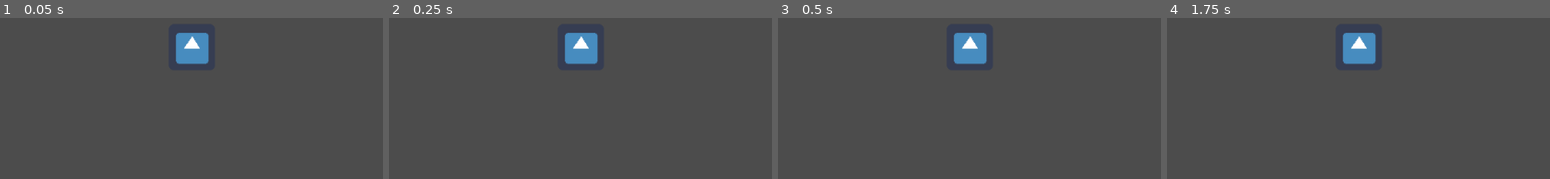
Above: before the commit, frames 1-4 (left to right).
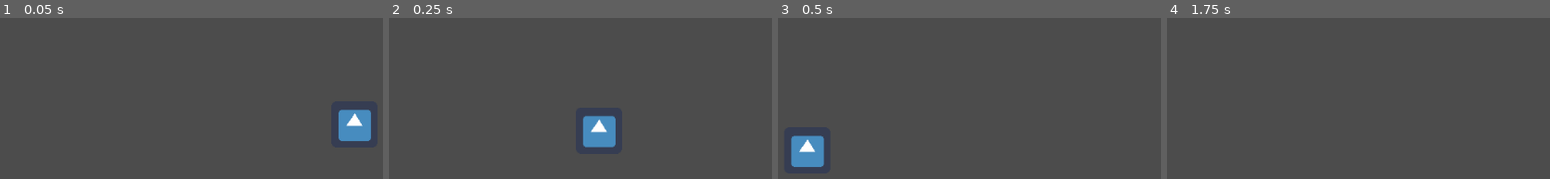
Above: after the commit, the same moments.

Repository: hgushi/LUDUM-DARE-48
Game: Godot game, scene res://Assets/Enemies/Enemybase.tscn
Two runs of this game, one before a commit and one after it. Both use one fixed random seed, a clock stepped at 60 frames per second and the inputs below. This scene is started directly instead of the project's main scene. The engine's default icon, where the game draws it, is replaced by a stand-in: a white triangle on a blue panel in a dark square.
Inputs:
- Up to frame 1 (0.05 s): no input
- Up to frame 2 (0.25 s): no input
- Up to frame 3 (0.5 s): no input
- Up to frame 4 (1.75 s): tap Enter at 0.5 s; hold Right (move_right) from 0.53 s (still down); tap Space at 0.6, 1.25, 1.35 s; tap Up (jump) at 0.77, 1.52 s

The runs differ from the first frame. In frame 1, 3.3% of the frame differs, in the area x 45-97%, y 9-77%; in frame 2, 3.4%, in the area x 45-60%, y 9-81%; in frame 3, 3.4%; in frame 4, 1.7%.

Commit message:
Adicionei a base das cenas do 1,2,3,4,5,6,8,9

Diff:
--- /dev/null
+++ b/Ludum Dare 48/Assets/Enemies/1.tscn
@@ -0,0 +1,16 @@
+[gd_scene load_steps=3 format=2]
+
+[ext_resource path="res://icon.png" type="Texture" id=1]
+
+[sub_resource type="RectangleShape2D" id=1]
+
+[node name="1" type="KinematicBody2D"]
+collision_layer = 2147483664
+
+[node name="CollisionShape2D" type="CollisionShape2D" parent="."]
+position = Vector2( 468.71, 271.873 )
+shape = SubResource( 1 )
+
+[node name="Sprite" type="Sprite" parent="."]
+position = Vector2( 469.092, 271.483 )
+texture = ExtResource( 1 )
--- a/Ludum Dare 48/Assets/Enemies/2.gd
+++ b/Ludum Dare 48/Assets/Enemies/2.gd
@@ -4,7 +4,7 @@
 var velocity: = Vector2(0,0)
 var gravity: = 300.0
 
-func _physics_processs(delta):
+func _physics_process(delta):
 	velocity.y += gravity*delta
 	if is_on_wall():
 		velocity.x *= -1.0
--- /dev/null
+++ b/Ludum Dare 48/Assets/Enemies/2.tscn
@@ -0,0 +1,21 @@
+[gd_scene load_steps=4 format=2]
+
+[ext_resource path="res://icon.png" type="Texture" id=1]
+[ext_resource path="res://Assets/Enemies/2.gd" type="Script" id=2]
+
+[sub_resource type="RectangleShape2D" id=1]
+
+[node name="2" type="KinematicBody2D"]
+position = Vector2( 483.81, 265.843 )
+collision_layer = 16
+script = ExtResource( 2 )
+
+[node name="Sprite" type="Sprite" parent="."]
+texture = ExtResource( 1 )
+
+[node name="CollisionShape2D" type="CollisionShape2D" parent="."]
+shape = SubResource( 1 )
+
+[node name="VisibilityEnabler2D" type="VisibilityEnabler2D" parent="."]
+process_parent = true
+physics_process_parent = true
--- a/Ludum Dare 48/Assets/Enemies/3.gd
+++ b/Ludum Dare 48/Assets/Enemies/3.gd
@@ -3,13 +3,13 @@
 var speed : = Vector2(1000,1000)
 var velocity: = Vector2(0,0)
 
-func _physics_processs(delta):
-	if is_on_ceiling():
+func _ready():
+	set_physics_process(false)
+	velocity = - speed
+
+func _physics_process(delta):
+	if is_on_ceiling() or is_on_floor():
 		velocity.y *= -1.0
 	if is_on_wall():
 		velocity.x *= -1.0
 	velocity.y = move_and_slide(velocity,Vector2(0,-1)).y
-
-func _ready():
-	set_physics_process(false)
-	velocity = - speed
--- /dev/null
+++ b/Ludum Dare 48/Assets/Enemies/3.tscn
@@ -0,0 +1,21 @@
+[gd_scene load_steps=4 format=2]
+
+[ext_resource path="res://icon.png" type="Texture" id=1]
+[ext_resource path="res://Assets/Enemies/3.gd" type="Script" id=2]
+
+[sub_resource type="RectangleShape2D" id=1]
+
+[node name="3" type="KinematicBody2D"]
+position = Vector2( 454.831, 220.486 )
+collision_layer = 16
+script = ExtResource( 2 )
+
+[node name="CollisionShape2D" type="CollisionShape2D" parent="."]
+shape = SubResource( 1 )
+
+[node name="Sprite" type="Sprite" parent="."]
+texture = ExtResource( 1 )
+
+[node name="VisibilityEnabler2D" type="VisibilityEnabler2D" parent="."]
+process_parent = true
+physics_process_parent = true
--- a/Ludum Dare 48/Assets/Enemies/4.gd
+++ b/Ludum Dare 48/Assets/Enemies/4.gd
@@ -4,11 +4,12 @@
 var velocity: = Vector2(0,0)
 var gravity: = 300.0
 
+func _ready():
+	set_physics_process(false)
 
-func a():
+func _physics_process(delta):
+	position += velocity*delta
+
+func _on_Area2D_body_entered(_body):
 	velocity = speed
 	velocity.y += gravity*get_process_delta_time()
-	return velocity
-
-func _process(delta):
-	position += velocity
--- /dev/null
+++ b/Ludum Dare 48/Assets/Enemies/4.tscn
@@ -0,0 +1,34 @@
+[gd_scene load_steps=5 format=2]
+
+[ext_resource path="res://icon.png" type="Texture" id=1]
+[ext_resource path="res://Assets/Enemies/4.gd" type="Script" id=2]
+
+[sub_resource type="RectangleShape2D" id=1]
+extents = Vector2( 26.2804, 20.2838 )
+
+[sub_resource type="RectangleShape2D" id=2]
+
+[node name="4" type="KinematicBody2D"]
+position = Vector2( 459.228, 25.6873 )
+collision_layer = 16
+script = ExtResource( 2 )
+
+[node name="Sprite" type="Sprite" parent="."]
+position = Vector2( 6.10352e-05, -0.231964 )
+texture = ExtResource( 1 )
+
+[node name="VisibilityEnabler2D" type="VisibilityEnabler2D" parent="."]
+process_parent = true
+physics_process_parent = true
+
+[node name="CollisionShape2D" type="CollisionShape2D" parent="."]
+position = Vector2( -0.00860596, -0.403503 )
+shape = SubResource( 1 )
+
+[node name="Area2D" type="Area2D" parent="."]
+monitorable = false
+collision_layer = 16
+
+[node name="CollisionShape2D" type="CollisionShape2D" parent="Area2D"]
+shape = SubResource( 2 )
+[connection signal="body_entered" from="Area2D" to="." method="_on_Area2D_body_entered"]
--- a/Ludum Dare 48/Assets/Enemies/5.gd
+++ b/Ludum Dare 48/Assets/Enemies/5.gd
@@ -4,7 +4,7 @@
 var velocity: = Vector2(0,0)
 var gravity: = 300.0
 
-func _physics_processs(delta):
+func _physics_process(delta):
 	velocity.y += gravity*delta
 	if is_on_wall():
 		velocity.x *= -1.0
--- /dev/null
+++ b/Ludum Dare 48/Assets/Enemies/5.tscn
@@ -0,0 +1,29 @@
+[gd_scene load_steps=5 format=2]
+
+[ext_resource path="res://icon.png" type="Texture" id=1]
+[ext_resource path="res://Assets/Enemies/5.gd" type="Script" id=2]
+
+[sub_resource type="RectangleShape2D" id=1]
+
+[sub_resource type="RectangleShape2D" id=2]
+
+[node name="5" type="KinematicBody2D"]
+position = Vector2( 400.203, 203.877 )
+collision_layer = 16
+script = ExtResource( 2 )
+
+[node name="VisibilityEnabler2D" type="VisibilityEnabler2D" parent="."]
+process_parent = true
+physics_process_parent = true
+
+[node name="CollisionShape2D" type="CollisionShape2D" parent="."]
+shape = SubResource( 1 )
+
+[node name="Sprite" type="Sprite" parent="."]
+texture = ExtResource( 1 )
+
+[node name="Area2D" type="Area2D" parent="."]
+collision_layer = 16
+
+[node name="CollisionShape2D" type="CollisionShape2D" parent="Area2D"]
+shape = SubResource( 2 )
--- a/Ludum Dare 48/Assets/Enemies/6.gd
+++ b/Ludum Dare 48/Assets/Enemies/6.gd
@@ -4,7 +4,7 @@
 var velocity: = Vector2(0,0)
 var gravity: = 300.0
 
-func _physics_processs(delta):
+func _physics_process(delta):
 	velocity.y += gravity*delta
 	if is_on_wall():
 		velocity.x *= -1.0
--- /dev/null
+++ b/Ludum Dare 48/Assets/Enemies/6.tscn
@@ -0,0 +1,21 @@
+[gd_scene load_steps=4 format=2]
+
+[ext_resource path="res://icon.png" type="Texture" id=1]
+[ext_resource path="res://Assets/Enemies/6.gd" type="Script" id=2]
+
+[sub_resource type="RectangleShape2D" id=1]
+
+[node name="6" type="KinematicBody2D"]
+position = Vector2( 466.274, 179.336 )
+collision_layer = 16
+script = ExtResource( 2 )
+
+[node name="CollisionShape2D" type="CollisionShape2D" parent="."]
+shape = SubResource( 1 )
+
+[node name="Sprite" type="Sprite" parent="."]
+texture = ExtResource( 1 )
+
+[node name="VisibilityEnabler2D" type="VisibilityEnabler2D" parent="."]
+process_parent = true
+physics_process_parent = true
--- a/Ludum Dare 48/Assets/Enemies/8.gd
+++ b/Ludum Dare 48/Assets/Enemies/8.gd
@@ -4,12 +4,12 @@
 var velocity: = Vector2(0,0)
 var gravity: = 300.0
 
-func _physics_processs(delta):
+func _ready():
+	set_physics_process(false)
+	velocity.x = - speed.x
+
+func _physics_process(delta):
 	velocity.y += gravity*delta
 	if is_on_wall():
 		velocity.x *= -1.0
 	velocity.y = move_and_slide(velocity,Vector2(0,-1)).y
-
-func _ready():
-	set_physics_process(false)
-	velocity.x = - speed.x
--- /dev/null
+++ b/Ludum Dare 48/Assets/Enemies/8.tscn
@@ -0,0 +1,21 @@
+[gd_scene load_steps=4 format=2]
+
+[ext_resource path="res://icon.png" type="Texture" id=1]
+[ext_resource path="res://Assets/Enemies/8.gd" type="Script" id=2]
+
+[sub_resource type="RectangleShape2D" id=1]
+
+[node name="8" type="KinematicBody2D"]
+position = Vector2( 479.395, 203.187 )
+collision_layer = 16
+script = ExtResource( 2 )
+
+[node name="Sprite" type="Sprite" parent="."]
+texture = ExtResource( 1 )
+
+[node name="CollisionShape2D" type="CollisionShape2D" parent="."]
+shape = SubResource( 1 )
+
+[node name="VisibilityEnabler2D" type="VisibilityEnabler2D" parent="."]
+process_parent = true
+physics_process_parent = true
--- a/Ludum Dare 48/Assets/Enemies/9.gd
+++ b/Ludum Dare 48/Assets/Enemies/9.gd
@@ -4,7 +4,7 @@
 var velocity: = Vector2(0,0)
 var gravity: = 300.0
 
-func _physics_processs(delta):
+func _physics_process(delta):
 	velocity.y += gravity*delta
 	if is_on_wall():
 		velocity.x *= -1.0
--- /dev/null
+++ b/Ludum Dare 48/Assets/Enemies/9.tscn
@@ -0,0 +1,21 @@
+[gd_scene load_steps=4 format=2]
+
+[ext_resource path="res://icon.png" type="Texture" id=1]
+[ext_resource path="res://Assets/Enemies/9.gd" type="Script" id=2]
+
+[sub_resource type="RectangleShape2D" id=1]
+
+[node name="9" type="KinematicBody2D"]
+position = Vector2( 480.996, 243.677 )
+collision_layer = 16
+script = ExtResource( 2 )
+
+[node name="CollisionShape2D" type="CollisionShape2D" parent="."]
+shape = SubResource( 1 )
+
+[node name="Sprite" type="Sprite" parent="."]
+texture = ExtResource( 1 )
+
+[node name="VisibilityEnabler2D" type="VisibilityEnabler2D" parent="."]
+process_parent = true
+physics_process_parent = true
--- a/Ludum Dare 48/Assets/Enemies/Enemybase.gd
+++ b/Ludum Dare 48/Assets/Enemies/Enemybase.gd
@@ -1,15 +1,16 @@
 extends KinematicBody2D
 
-var speed : = Vector2(-1000,-1000)
+var speed : = Vector2(1000,1000)
 var velocity: = Vector2(0,0)
 var gravity: = 300.0
 
-func _physics_processs(delta):
+
+func _ready():
+	set_physics_process(false)
+	velocity.x = -speed.x
+
+func _physics_process(delta):
 	velocity.y += gravity*delta
 	if is_on_wall():
 		velocity.x *= -1.0
 	velocity.y = move_and_slide(velocity,Vector2(0,-1)).y
-	position += velocity*delta
-
-func _ready():
-	velocity.x = speed.x
--- a/Ludum Dare 48/Assets/Enemies/Enemybase.tscn
+++ b/Ludum Dare 48/Assets/Enemies/Enemybase.tscn
@@ -1,14 +1,12 @@
-[gd_scene load_steps=5 format=2]
+[gd_scene load_steps=4 format=2]
 
 [ext_resource path="res://Assets/Enemies/Enemybase.gd" type="Script" id=1]
 [ext_resource path="res://icon.png" type="Texture" id=2]
 
 [sub_resource type="RectangleShape2D" id=1]
 
-[sub_resource type="RectangleShape2D" id=2]
-
 [node name="Enemybase" type="KinematicBody2D"]
-position = Vector2( 373.087, 166.189 )
+position = Vector2( 631.253, 272.823 )
 collision_layer = 16
 collision_mask = 2147483653
 script = ExtResource( 1 )
@@ -21,12 +19,5 @@
 process_parent = true
 physics_process_parent = true
 
-[node name="PlayerDetector" type="Area2D" parent="."]
-position = Vector2( 1.33484, 0.667419 )
-collision_layer = 16
-
-[node name="CollisionShape2D" type="CollisionShape2D" parent="PlayerDetector"]
-shape = SubResource( 2 )
-
 [node name="AnimatedSprite" type="Sprite" parent="."]
 texture = ExtResource( 2 )
--- a/Ludum Dare 48/Assets/Player/Player.gd
+++ b/Ludum Dare 48/Assets/Player/Player.gd
@@ -37,11 +37,7 @@
 	)
 
 func _on_EnemyDetector_area_entered(area):
-	var impulse: = 0
-	if area.layers == 5:
-		impulse = 100
-	else:
-		impulse = 200
+	var impulse = 200
 	velocity.y = -velocity.y*impulse
 
 func _on_EnemyDetector_body_entered(_body):
--- a/Ludum Dare 48/Assets/Player/Player.tscn
+++ b/Ludum Dare 48/Assets/Player/Player.tscn
@@ -18,11 +18,6 @@
 
 [sub_resource type="SpriteFrames" id=1]
 animations = [ {
-"frames": [ ExtResource( 11 ), ExtResource( 15 ), ExtResource( 14 ), ExtResource( 12 ) ],
-"loop": true,
-"name": "Walk_D",
-"speed": 4.0
-}, {
 "frames": [ ExtResource( 7 ), ExtResource( 10 ), ExtResource( 8 ), ExtResource( 13 ), ExtResource( 9 ) ],
 "loop": true,
 "name": "Dash",
@@ -32,6 +27,11 @@
 "loop": true,
 "name": "Idle_D",
 "speed": 5.0
+}, {
+"frames": [ ExtResource( 11 ), ExtResource( 15 ), ExtResource( 14 ), ExtResource( 12 ) ],
+"loop": true,
+"name": "Walk_D",
+"speed": 4.0
 } ]
 
 [sub_resource type="RectangleShape2D" id=2]
--- a/Ludum Dare 48/Assets/Player/x.gd
+++ /dev/null
@@ -1,8 +0,0 @@
-extends KinematicBody2D
-
-var gravity: = 300
-var velocity : = Vector2(0,0)
-
-func _physics_process(delta):
-	velocity.y  += gravity*delta
-	move_and_slide(velocity)
Not shown, added: Ludum Dare 48/Assets/Sprites/deeper-tileset.png.import
Not shown, added: Ludum Dare 48/Assets/mock-lvl-d.png.import
